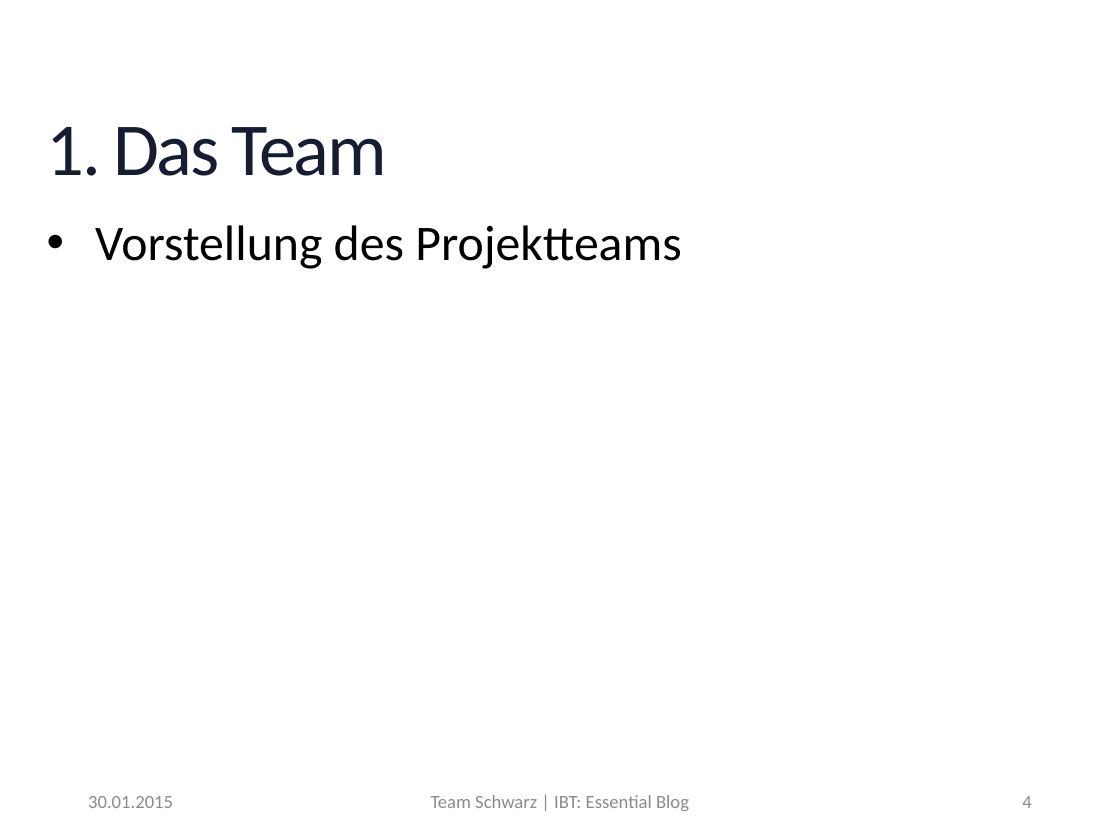
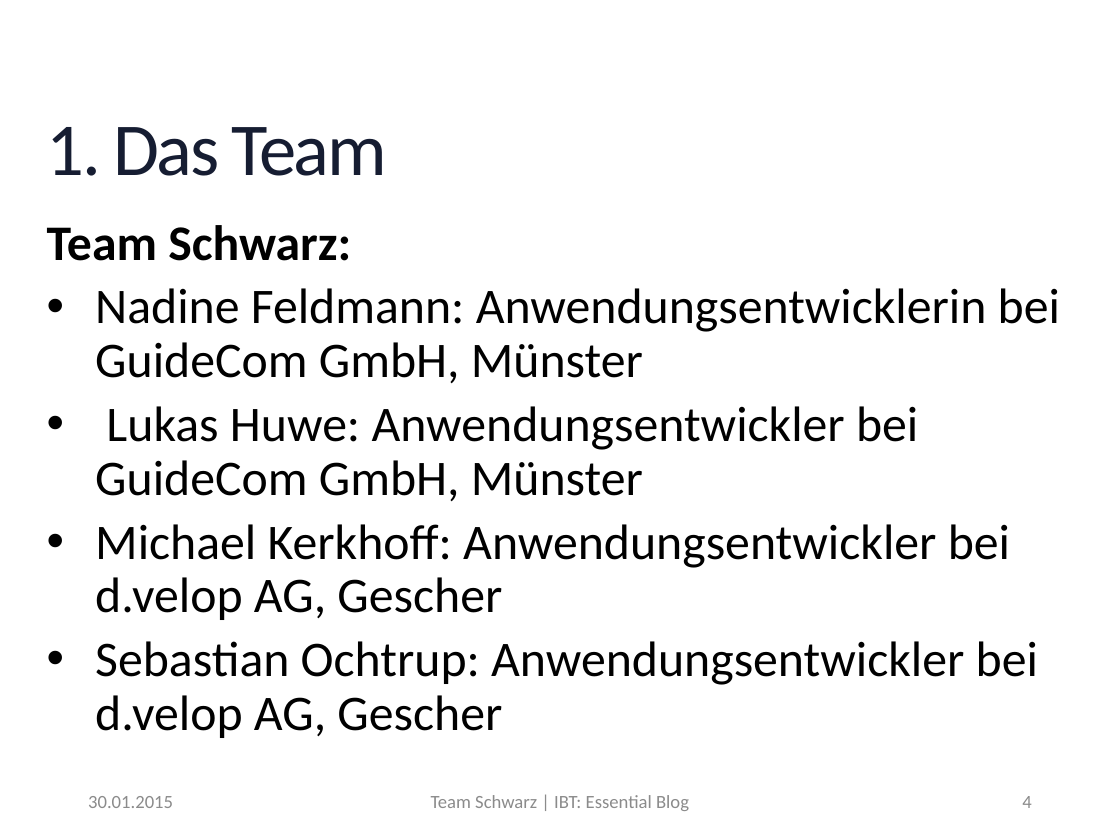
Before and after one commit to MrXXX92/EssentialBlog, a slide deck: slide 4 of Notizen/Präsentation_EssentialBlog.pptx. Drawn at 1120x840 pixels with LibreOffice and Linux fonts; fonts in the diff are those of the drawing; background and template pictures are left out. Boxes give left, top, right and bottom in pixels: in the first picture for what was removed or moved away, otherwise in the second. Text is boxed around its words. In the diff, an @@ line names an element or a change of style, - is before the commit and + after.

Commit message:
Team, Thema und Anforderungen in die Präsi

```diff
--- a/Notizen/Präsentation_EssentialBlog.pptx
+++ b/Notizen/Präsentation_EssentialBlog.pptx
@@ text at [47, 225, 1060, 738]: text changed @@
-• Vorstellung des Projektteams
+Team Schwarz:
+• Nadine Feldmann: Anwendungsentwicklerin bei GuideCom GmbH, Münster
+• Lukas Huwe: Anwendungsentwickler bei GuideCom GmbH, Münster
+• Michael Kerkhoff: Anwendungsentwickler bei d.velop AG, Gescher
+• Sebastian Ochtrup: Anwendungsentwickler bei d.velop AG, Gescher
```
Also in this commit, not shown: 4 other slides changed.
